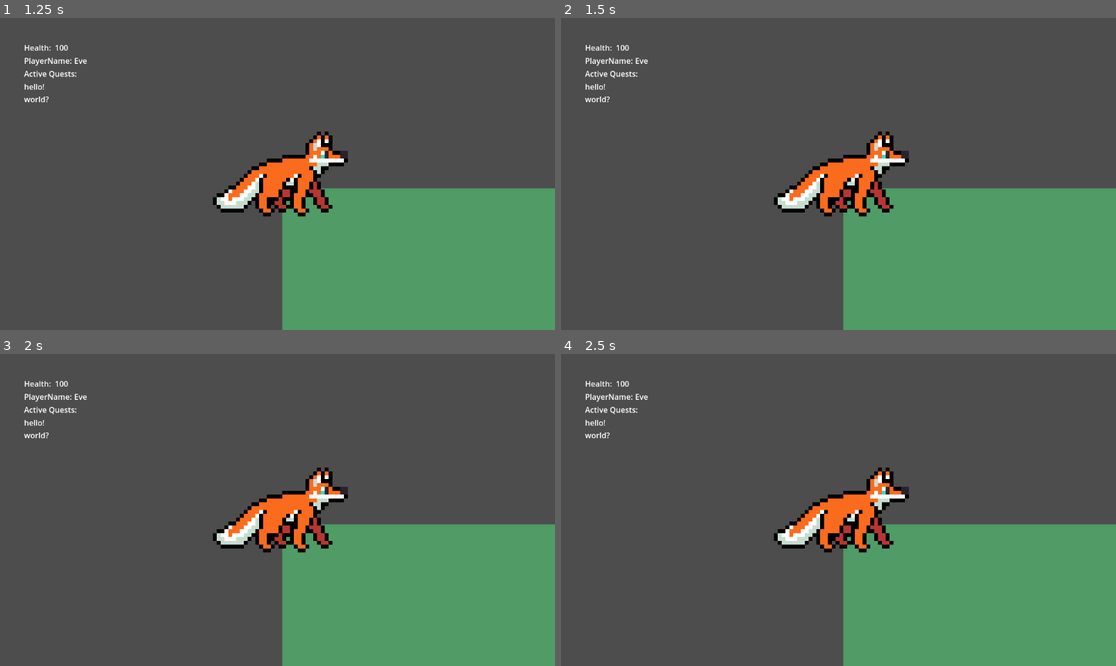
Above: before the commit, frames 1-4 (two rows, left to right).
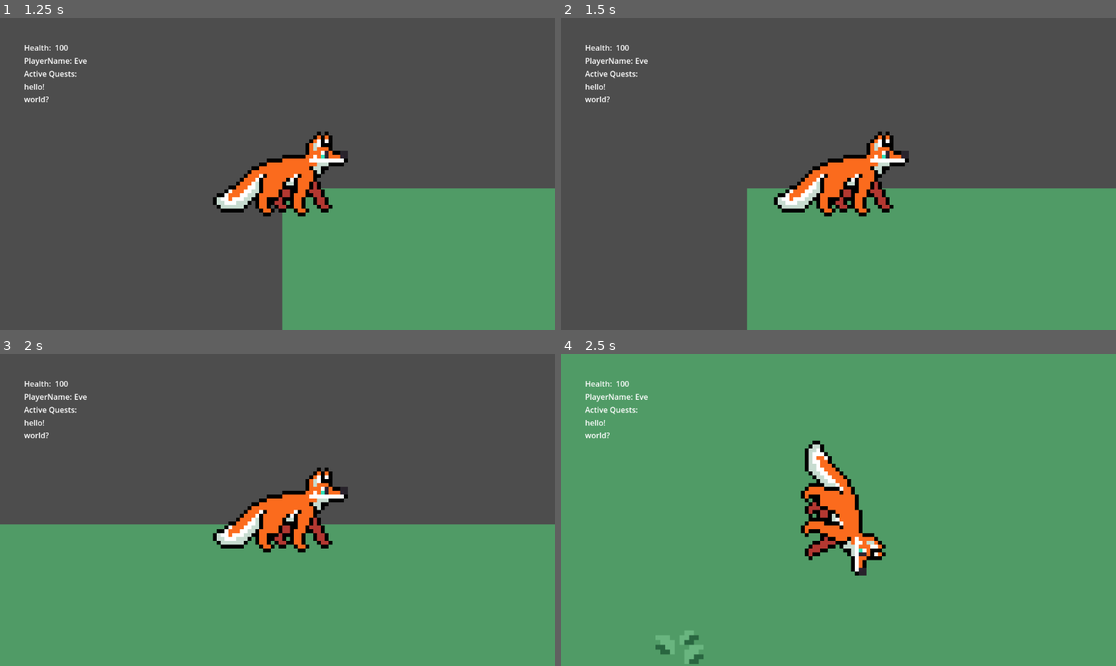
Above: after the commit, the same moments.

Repository: mango-gremlin/arch-enemies
Game: Godot game, scene res://ui/main_menu/main_menu.tscn
The game is run twice, just before and just after one commit, with the same random seed, the same clock (stepped at 60 frames per second) and the same inputs.
Inputs (mouse positions are in pixels of both pictures, inside the frame that each line leads up to):
- Up to frame 1 (1.25 s): click "overworld" at 0.5 s
- Up to frame 2 (1.5 s): tap Enter at 1.25 s; move the mouse to (960, 158) at 1.27 s; hold D (move_right) from 1.28 s (still down); tap E (interact_overworld) at 1.35 s
- Up to frame 3 (2 s): keep holding D (move_right)
- Up to frame 4 (2.5 s): move the mouse to (727, 525) at 2.02 s; release D (move_right) at 2.03 s; hold S (move_down) from 2.03 s (still down); tap Q (use_item) at 2.1 s

Frame 1 is identical in both runs. In frame 2, 7.1% of the frame differs, in the area x 33-51%, y 54-100%; in frame 3, 22%; in frame 4, 78%, in the area x 0-100%, y 0-100%.
Error before the commit: Parse Error: Expected ":" or "=" after dictionary key. (res://script/Player.gd:129)

Commit message:
fix missing player object on game load

Diff:
--- a/testing_area/prototype_testing/overworld/maingame.gd
+++ b/testing_area/prototype_testing/overworld/maingame.gd
@@ -1,5 +1,6 @@
 extends Node
 
+@onready var player_object = $Player
 
 # Called when the node enters the scene tree for the first time.
 func _ready():
@@ -21,7 +22,7 @@
 		return
 
 	print("Configuration found. Attempting to read...")
-
+	print(state_path)
 	var save = FileAccess.open(state_path, FileAccess.READ)
 
 	while save.get_position() < save.get_length():
@@ -40,7 +41,10 @@
 		if node_data["name"] == "Player":
 			print("Wir laden den Spieler!")
 			var player = $Player
-			player.position = Vector2(node_data["pos_x"], node_data["pos_y"])
+			var position_x = node_data["pos_x"]
+			var position_y = node_data["pos_y"]
+			print(" Position des Spielers", position_x, position_y)
+			player.position = Vector2(position_x,position_y )
 			player.inventory = node_data["inventory"]
 
 	print("Loading complete")
@@ -51,10 +55,9 @@
 	var save = FileAccess.open(state_path, FileAccess.WRITE)
 
 	# Storing player data
-	var p = $Player
-	var pState = p.saveState()
+	var player_state = player_object.saveState()
 
-	print("Storing \"", pState, "\" to ", state_path)
+	print("Storing \"", player_object, "\" to ", state_path)
 
-	var json_string = JSON.stringify(pState)
+	var json_string = JSON.stringify(player_state)
 	save.store_line(json_string)
--- a/testing_area/prototype_testing/overworld/maingame.tscn
+++ b/testing_area/prototype_testing/overworld/maingame.tscn
@@ -11,8 +11,6 @@
 script = ExtResource("1_wo2l0")
 
 [node name="Player" parent="." instance=ExtResource("1_33d5q")]
-SPEED = null
-zoomlevel = null
 
 [node name="world" parent="." instance=ExtResource("2_h2q7u")]
 
--- a/testing_area/prototype_testing/overworld/script/Player.gd
+++ b/testing_area/prototype_testing/overworld/script/Player.gd
@@ -126,7 +126,7 @@
 
 func saveState():
 	var state = {
-		"filename", get_scene_file_path(),
+		#"filename", get_scene_file_path(),
 		"name" : name,
 		"parent" : get_parent().get_path(),
 		"pos_x" : position.x, # Vector2 is not supported by JSON
--- a/testing_area/prototype_testing/overworld/script/main_menu.gd
+++ b/testing_area/prototype_testing/overworld/script/main_menu.gd
@@ -19,4 +19,4 @@
 
 
 func _on_overworld_pressed():
-	get_tree().change_scene_to_file("res://maingame.tscn")
+	get_tree().change_scene_to_file("maingame.tscn")
